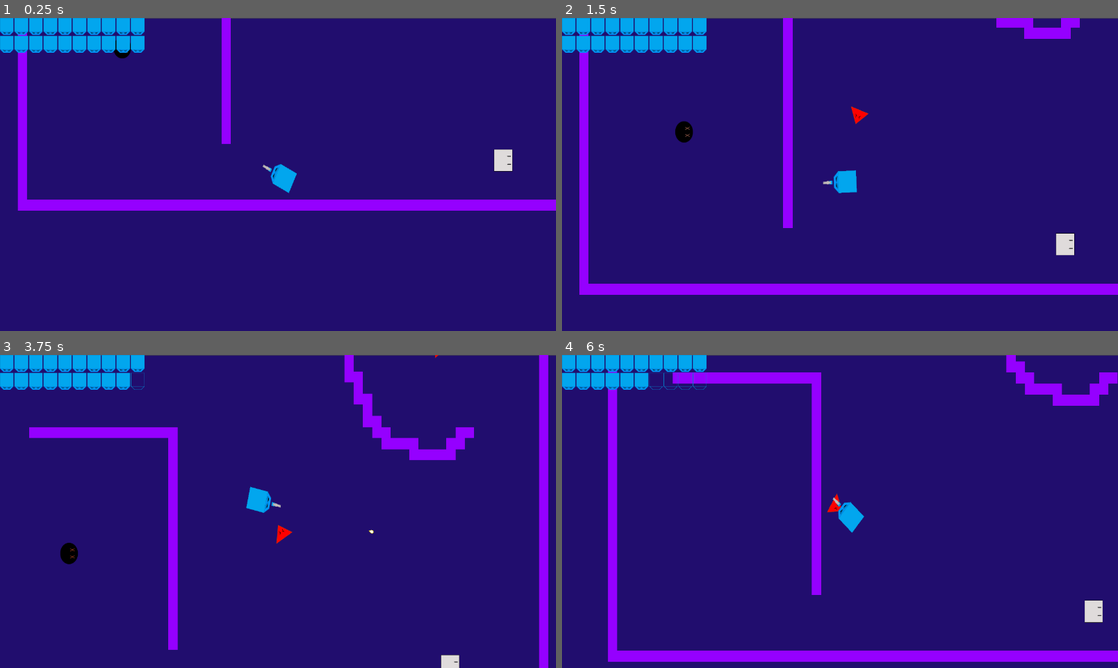
Above: before the commit, frames 1-4 (two rows, left to right).
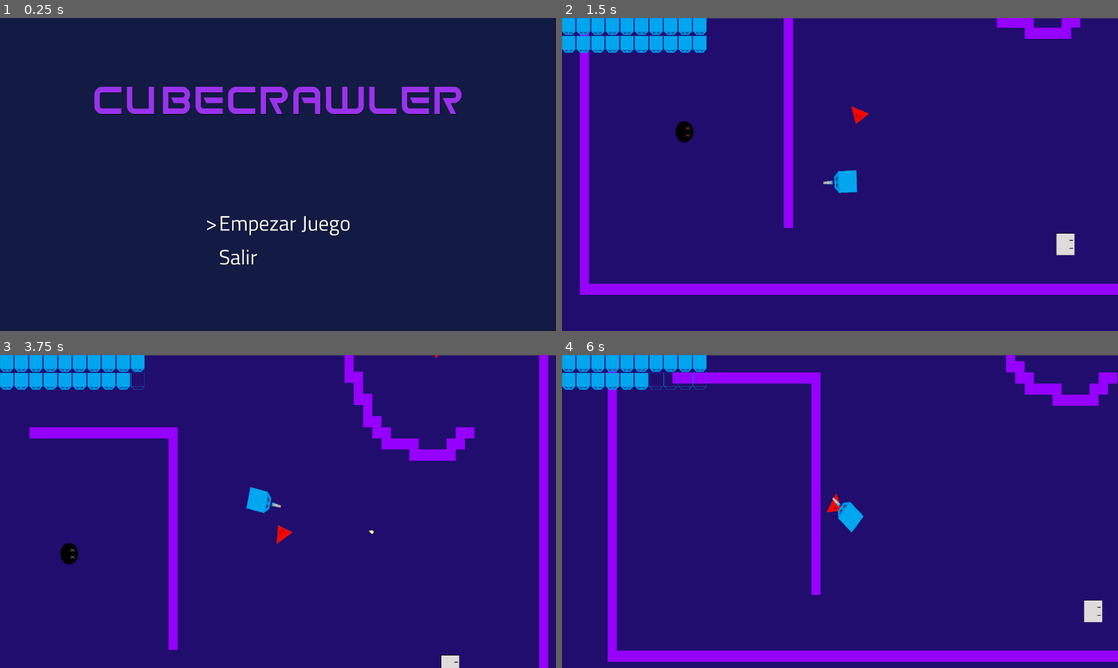
Above: after the commit, the same moments.

Repository: chaco470/CubeCrawler
Game: Godot game, scene res://GUI/MainMenu.tscn
Two runs of this game, one before a commit and one after it. Both use one fixed random seed, a clock stepped at 60 frames per second and the inputs below. Before the commit the project starts from res://Assets/Scenes/World.tscn.
Inputs (mouse positions are in pixels of both pictures, inside the frame that each line leads up to):
- Up to frame 1 (0.25 s): no input
- Up to frame 2 (1.5 s): tap Enter (ui_accept) at 0.5, 0.6, 0.77, 1.07 s; move the mouse to (962, 158) at 0.52 s; hold Up (_up) 0.53-1.28 s; move the mouse to (728, 190) at 1.27 s; hold Down (_down) from 1.28 s (still down); click (728, 190) at 1.35 s
- Up to frame 3 (3.75 s): tap Enter (ui_accept) at 1.52, 1.55, 1.82, 2.3, 2.85, 3.02, 3.32 s; move the mouse to (333, 442) at 2.02 s; release Down (_down) at 2.03 s; hold Right (_rigth) 2.03-2.78 s; hold Up (_up) 2.03-3.53 s; move the mouse to (250, 574) at 2.77 s; move the mouse to (444, 558) at 3.52 s; hold Left (_left) from 3.53 s (still down); click (444, 558) at 3.6 s
- Up to frame 4 (6 s): tap Enter (ui_accept) at 3.77, 3.8, 4.07, 4.52, 4.55, 4.82, 5.1 s; move the mouse to (673, 464) at 4.27 s; tap Right (_rigth) at 4.35 s; move the mouse to (867, 511) at 5.02 s; release Left (_left) at 5.03 s; hold Down (_down) 5.03-5.78 s; move the mouse to (756, 433) at 5.77 s; hold Up (_up) from 5.78 s (still down); click (756, 433) at 5.85 s

The runs differ from the first frame. In frame 1, 100% of the frame differs, in the area x 0-100%, y 0-100%; in frame 2, 0.5%; in frame 3, 0.3%; in frame 4, 0.6%.

Commit message:
Añadido menú principal

Diff:
--- /dev/null
+++ b/Assets/Fonts/Titillium_font.tres
@@ -0,0 +1,8 @@
+[gd_resource type="DynamicFont" load_steps=2 format=2]
+
+[ext_resource path="res://Assets/Fonts/TitilliumWeb-Regular.ttf" type="DynamicFontData" id=1]
+
+[resource]
+size = 48
+use_filter = true
+font_data = ExtResource( 1 )
--- /dev/null
+++ b/Assets/Fonts/space_frigate_font.tres
@@ -0,0 +1,7 @@
+[gd_resource type="DynamicFont" load_steps=2 format=2]
+
+[ext_resource path="res://Assets/Fonts/spacefr.ttf" type="DynamicFontData" id=1]
+
+[resource]
+size = 100
+font_data = ExtResource( 1 )
--- /dev/null
+++ b/GUI/MainMenu.gd
@@ -0,0 +1,35 @@
+extends MarginContainer
+
+export (PackedScene) var first_level
+
+onready var start_selector = $MainCContainer/MainVContainer/OptionsCContainer/OptionsVContainer/StartCContainer/StartHContainer/Selector
+onready var exit_selector = $MainCContainer/MainVContainer/OptionsCContainer/OptionsVContainer/ExitCContainer/ExitHContainer/Selector
+
+var current_selection = 0
+
+func _ready():
+	set_current_selection(0)
+
+func _process(delta):
+	if Input.is_action_just_pressed("ui_down") && current_selection != 1:
+		current_selection += 1
+		set_current_selection(current_selection)
+	elif Input.is_action_just_pressed("ui_up") && current_selection != 0:
+		current_selection -= 1
+		set_current_selection(current_selection)
+	elif Input.is_action_just_pressed("ui_accept"):
+		handle_selection(current_selection)
+
+func handle_selection(_current_selection):
+	if _current_selection == 0:
+		get_tree().change_scene_to(first_level)
+	elif _current_selection == 1:
+		get_tree().quit()
+
+func set_current_selection(_current_selection):
+	start_selector.text = ""
+	exit_selector.text = ""
+	if _current_selection == 0:
+		start_selector.text = ">"
+	elif _current_selection == 1:
+		exit_selector.text = ">"
--- /dev/null
+++ b/GUI/MainMenu.tscn
@@ -0,0 +1,103 @@
+[gd_scene load_steps=5 format=2]
+
+[ext_resource path="res://GUI/MainMenu.gd" type="Script" id=1]
+[ext_resource path="res://Assets/Scenes/World.tscn" type="PackedScene" id=2]
+[ext_resource path="res://Assets/Fonts/Titillium_font.tres" type="DynamicFont" id=3]
+[ext_resource path="res://Assets/Fonts/space_frigate_font.tres" type="DynamicFont" id=4]
+
+[node name="MainMenu" type="MarginContainer"]
+anchor_right = 1.0
+anchor_bottom = 1.0
+script = ExtResource( 1 )
+__meta__ = {
+"_edit_use_anchors_": false
+}
+first_level = ExtResource( 2 )
+
+[node name="ColorRect" type="ColorRect" parent="."]
+margin_right = 1280.0
+margin_bottom = 720.0
+color = Color( 0.0784314, 0.105882, 0.266667, 1 )
+
+[node name="MainCContainer" type="CenterContainer" parent="."]
+margin_right = 1280.0
+margin_bottom = 720.0
+
+[node name="MainVContainer" type="VBoxContainer" parent="MainCContainer"]
+margin_left = 215.0
+margin_top = 133.0
+margin_right = 1065.0
+margin_bottom = 586.0
+custom_constants/separation = 200
+
+[node name="TitleContainer" type="CenterContainer" parent="MainCContainer/MainVContainer"]
+margin_right = 850.0
+margin_bottom = 101.0
+
+[node name="GameTitle" type="Label" parent="MainCContainer/MainVContainer/TitleContainer"]
+margin_right = 850.0
+margin_bottom = 101.0
+custom_fonts/font = ExtResource( 4 )
+custom_colors/font_color = Color( 0.607843, 0.2, 0.929412, 1 )
+custom_colors/font_color_shadow = Color( 0, 0, 0, 1 )
+text = "CubeCrawler"
+
+[node name="OptionsCContainer" type="CenterContainer" parent="MainCContainer/MainVContainer"]
+margin_top = 301.0
+margin_right = 850.0
+margin_bottom = 453.0
+
+[node name="OptionsVContainer" type="VBoxContainer" parent="MainCContainer/MainVContainer/OptionsCContainer"]
+margin_left = 258.0
+margin_right = 592.0
+margin_bottom = 152.0
+
+[node name="StartCContainer" type="CenterContainer" parent="MainCContainer/MainVContainer/OptionsCContainer/OptionsVContainer"]
+margin_right = 334.0
+margin_bottom = 74.0
+
+[node name="StartHContainer" type="HBoxContainer" parent="MainCContainer/MainVContainer/OptionsCContainer/OptionsVContainer/StartCContainer"]
+margin_right = 334.0
+margin_bottom = 74.0
+
+[node name="Selector" type="Label" parent="MainCContainer/MainVContainer/OptionsCContainer/OptionsVContainer/StartCContainer/StartHContainer"]
+margin_right = 27.0
+margin_bottom = 74.0
+rect_min_size = Vector2( 27, 0 )
+custom_fonts/font = ExtResource( 3 )
+custom_colors/font_color_shadow = Color( 0, 0, 0, 1 )
+text = ">"
+
+[node name="StartButton" type="Label" parent="MainCContainer/MainVContainer/OptionsCContainer/OptionsVContainer/StartCContainer/StartHContainer"]
+margin_left = 31.0
+margin_right = 334.0
+margin_bottom = 74.0
+custom_fonts/font = ExtResource( 3 )
+custom_colors/font_color_shadow = Color( 0, 0, 0, 1 )
+text = "Empezar Juego"
+
+[node name="ExitCContainer" type="CenterContainer" parent="MainCContainer/MainVContainer/OptionsCContainer/OptionsVContainer"]
+margin_top = 78.0
+margin_right = 334.0
+margin_bottom = 152.0
+
+[node name="ExitHContainer" type="HBoxContainer" parent="MainCContainer/MainVContainer/OptionsCContainer/OptionsVContainer/ExitCContainer"]
+margin_right = 334.0
+margin_bottom = 74.0
+
+[node name="Selector" type="Label" parent="MainCContainer/MainVContainer/OptionsCContainer/OptionsVContainer/ExitCContainer/ExitHContainer"]
+margin_right = 27.0
+margin_bottom = 74.0
+rect_min_size = Vector2( 27, 0 )
+custom_fonts/font = ExtResource( 3 )
+custom_colors/font_color_shadow = Color( 0, 0, 0, 1 )
+text = ">"
+
+[node name="ExitButton" type="Label" parent="MainCContainer/MainVContainer/OptionsCContainer/OptionsVContainer/ExitCContainer/ExitHContainer"]
+margin_left = 31.0
+margin_right = 334.0
+margin_bottom = 74.0
+rect_min_size = Vector2( 303, 0 )
+custom_fonts/font = ExtResource( 3 )
+custom_colors/font_color_shadow = Color( 0, 0, 0, 1 )
+text = "Salir"
--- a/project.godot
+++ b/project.godot
@@ -33,7 +33,7 @@
 [application]
 
 config/name="CubeCrawler"
-run/main_scene="res://Assets/Scenes/World.tscn"
+run/main_scene="res://GUI/MainMenu.tscn"
 config/icon="res://icon.png"
 
 [autoload]
@@ -48,6 +48,20 @@
 
 [input]
 
+ui_up={
+"deadzone": 0.5,
+"events": [ Object(InputEventKey,"resource_local_to_scene":false,"resource_name":"","device":0,"alt":false,"shift":false,"control":false,"meta":false,"command":false,"pressed":false,"scancode":16777232,"unicode":0,"echo":false,"script":null)
+, Object(InputEventJoypadButton,"resource_local_to_scene":false,"resource_name":"","device":0,"button_index":12,"pressure":0.0,"pressed":false,"script":null)
+, Object(InputEventKey,"resource_local_to_scene":false,"resource_name":"","device":0,"alt":false,"shift":false,"control":false,"meta":false,"command":false,"pressed":false,"scancode":87,"unicode":0,"echo":false,"script":null)
+ ]
+}
+ui_down={
+"deadzone": 0.5,
+"events": [ Object(InputEventKey,"resource_local_to_scene":false,"resource_name":"","device":0,"alt":false,"shift":false,"control":false,"meta":false,"command":false,"pressed":false,"scancode":16777234,"unicode":0,"echo":false,"script":null)
+, Object(InputEventJoypadButton,"resource_local_to_scene":false,"resource_name":"","device":0,"button_index":13,"pressure":0.0,"pressed":false,"script":null)
+, Object(InputEventKey,"resource_local_to_scene":false,"resource_name":"","device":0,"alt":false,"shift":false,"control":false,"meta":false,"command":false,"pressed":false,"scancode":83,"unicode":0,"echo":false,"script":null)
+ ]
+}
 _up={
 "deadzone": 0.5,
 "events": [ Object(InputEventKey,"resource_local_to_scene":false,"resource_name":"","device":0,"alt":false,"shift":false,"control":false,"meta":false,"command":false,"pressed":false,"scancode":16777232,"unicode":0,"echo":false,"script":null)
Binary file added: Assets/Fonts/TitilliumWeb-Regular.ttf
Binary file added: Assets/Fonts/spacefr.ttf
Binary file added: Assets/Images/Exit.png
Not shown, added: Assets/Images/Exit.png.import
Binary file added: Assets/Images/StartGame.png
Not shown, added: Assets/Images/StartGame.png.import
